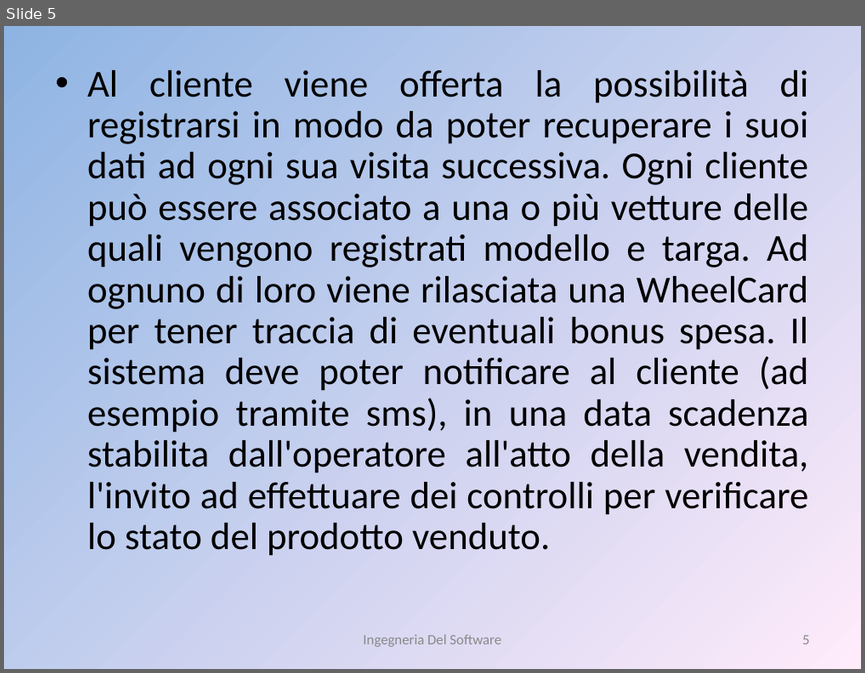
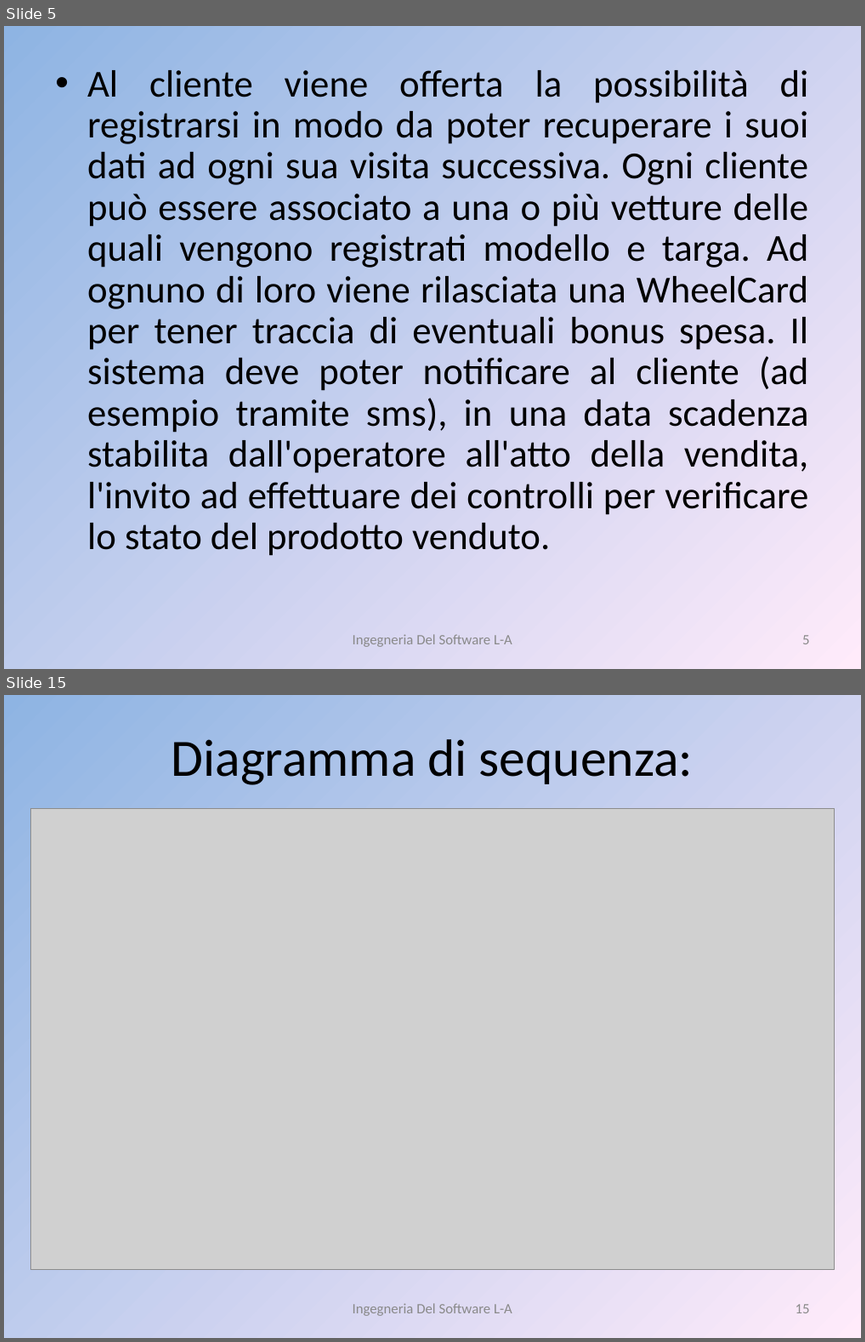
Before and after one commit to liannario/ingsoftbo, a slide deck: ViaggiateSicuri.ppt. Shown one above the other, each under a label of ours: slide 5 before the commit, slides 5 and 15 after it; the slides between them are not shown. The pictures are 865x673 and 865x1342 pixels, drawn with LibreOffice and Linux fonts; fonts in the diff are those of the drawing; grey boxes stand for pictures. Boxes give left, top, right and bottom in pixels: in the first picture for what was removed or moved away, otherwise in the second. Text is boxed around its words. In the diff, an @@ line names an element or a change of style, - is before the commit and + after.

```diff
--- a/ViaggiateSicuri.ppt
+++ b/ViaggiateSicuri.ppt
@@ slide 15 added at box(4, 695, 861, 1338), background gradient #8EB4E3 to #FFEBFA @@
@@ title added at box(171, 739, 693, 785), 44 pt, text #000000 @@
+Diagramma di sequenza:
@@ picture added at box(30, 809, 834, 1269) @@
@@ text added at box(352, 1303, 512, 1315), 12 pt, text #898989 @@
+Ingegneria Del Software L-A
@@ page number added at box(795, 1304, 810, 1313), 12 pt, text #898989 @@
+15
@@ slide 5 changed as well @@
@@ text at box(352, 634, 512, 646): text changed @@
-Ingegneria Del Software
+Ingegneria Del Software L-A
```
Also in this commit, not shown: 4 other slides changed, 10 other slides added, 1 slide removed.
